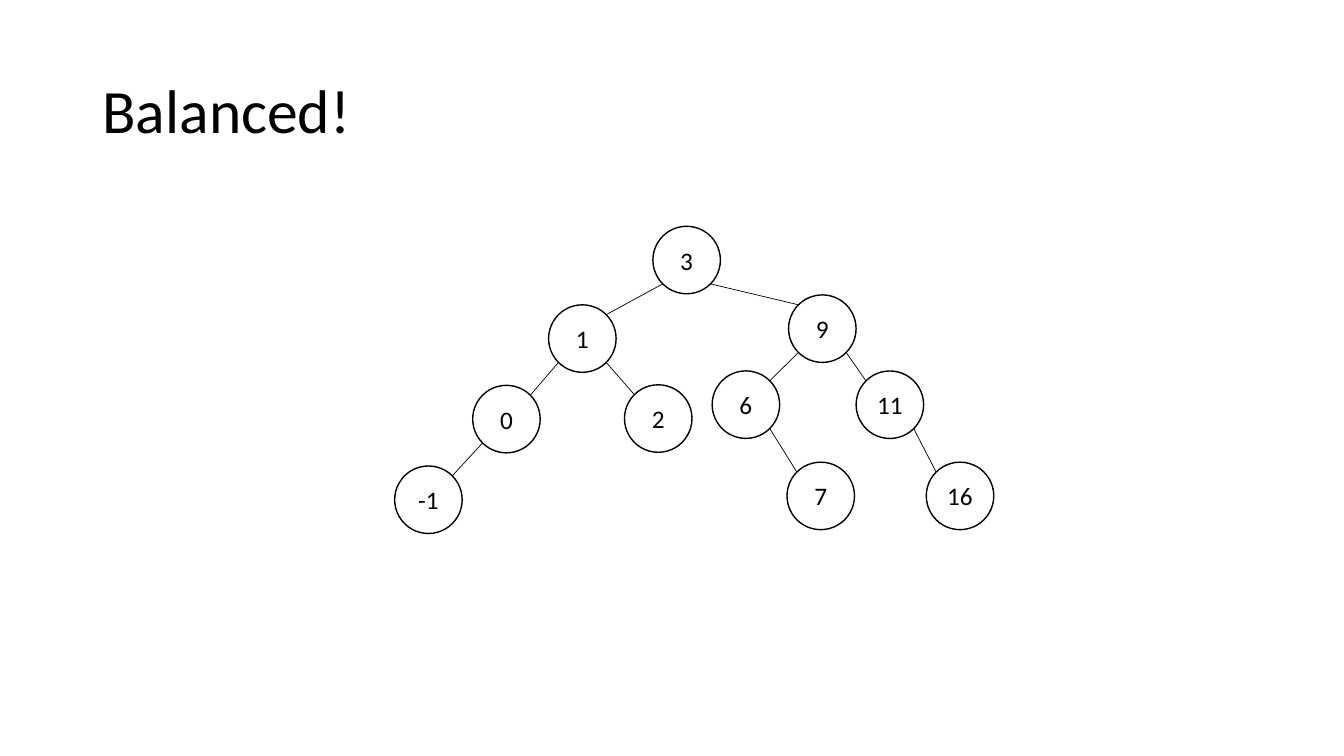
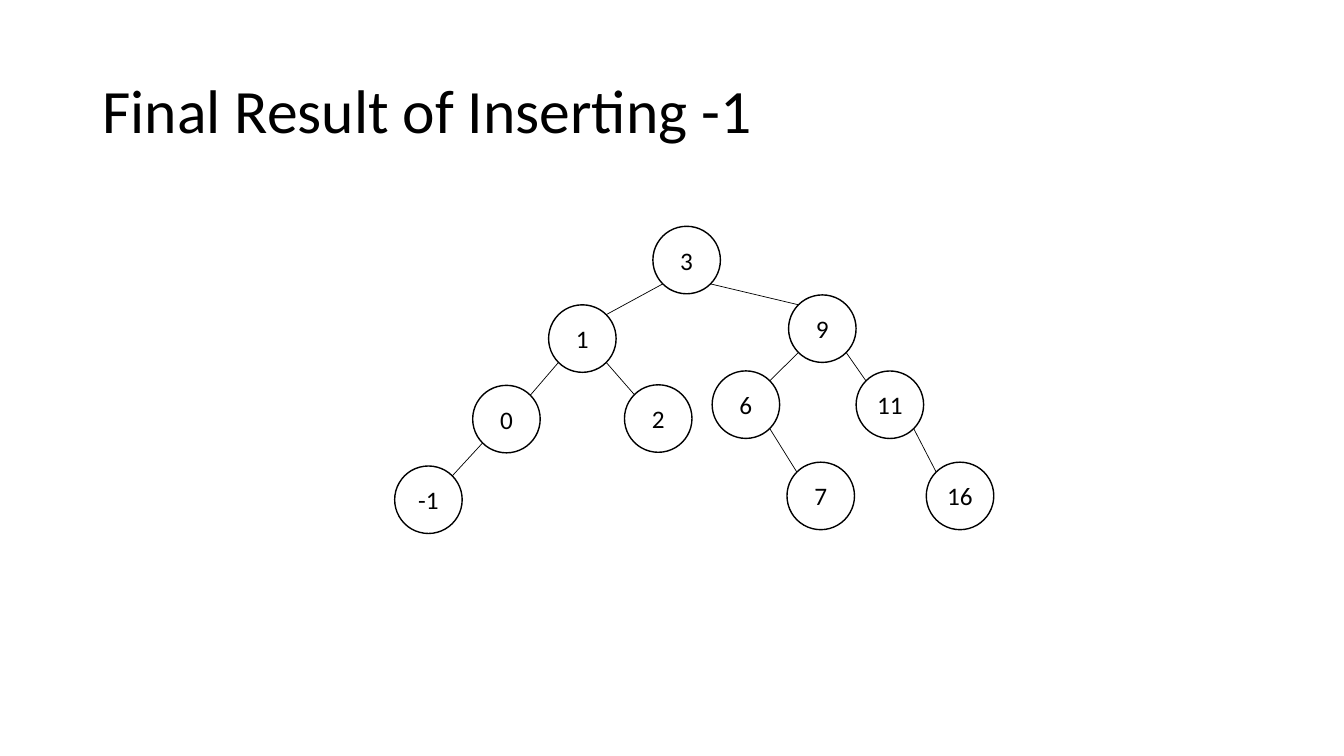
Before and after one commit to natebrunelle/cse332, a slide deck: slide 27 of markdown/files/slides/lecture8_avl.pptx (slide 31 before the commit). Drawn at 1344x756 pixels with LibreOffice and Linux fonts; fonts in the diff are those of the drawing. Boxes give left, top, right and bottom in pixels: in the first picture for what was removed or moved away, otherwise in the second. Text is boxed around its words. In the diff, an @@ line names an element or a change of style, - is before the commit and + after.

```diff
--- a/markdown/files/slides/lecture8_avl.pptx
+++ b/markdown/files/slides/lecture8_avl.pptx
@@ title at (102,90,751,144): text changed @@
-Balanced!
+Final Result of Inserting -1
```
Also in this commit, not shown: 10 other slides changed, 5 slides added, 9 slides removed, 13 other files.
